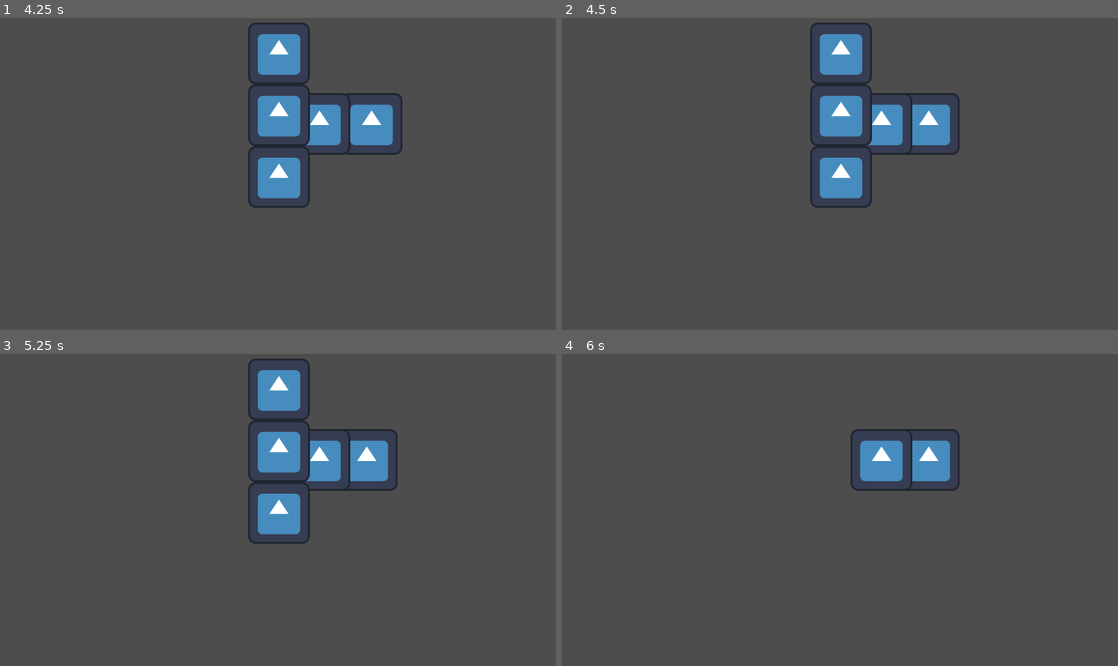
Above: before the commit, frames 1-4 (two rows, left to right).
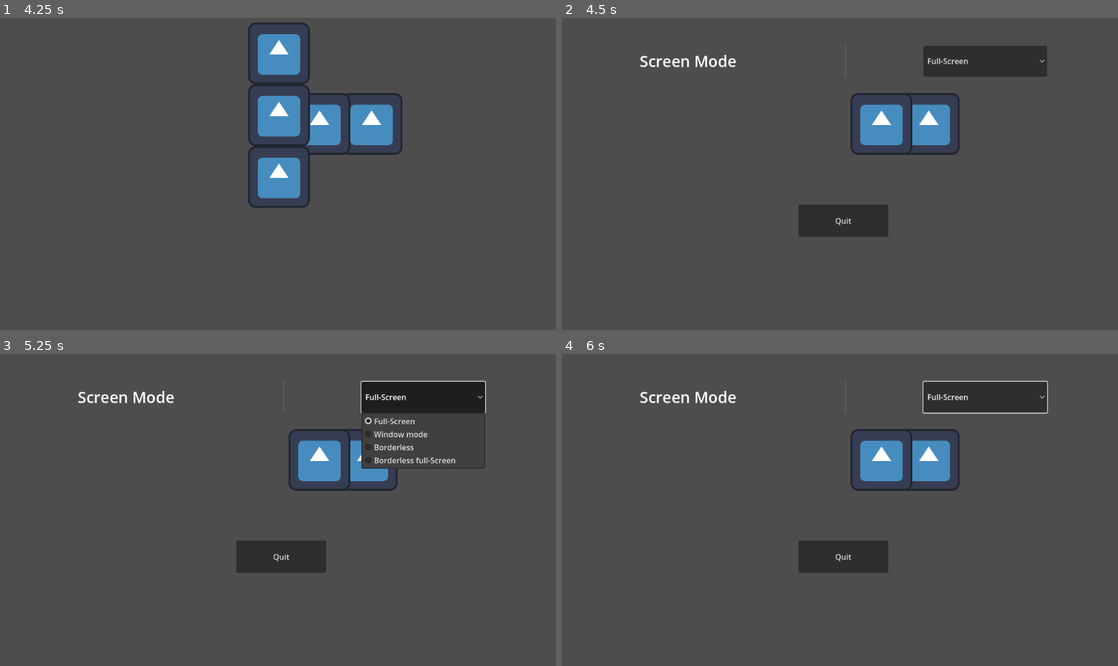
Above: after the commit, the same moments.

Repository: SavaReyr/LiniRPG
Game: Godot game, scene res://scenes/test_scene.tscn
Two runs of this game, one before a commit and one after it. Both use one fixed random seed, a clock stepped at 60 frames per second and the inputs below. The engine's default icon, where the game draws it, is replaced by a stand-in: a white triangle on a blue panel in a dark square.
Inputs (mouse positions are in pixels of both pictures, inside the frame that each line leads up to):
- Up to frame 1 (4.25 s): tap Enter at 0.5 s; move the mouse to (400, 158) at 0.52 s; hold D (right) 0.53-1.28 s; click (400, 158) at 0.6 s; move the mouse to (166, 189) at 1.27 s; hold A (left) 1.28-2.03 s; tap F (interact) at 1.35, 2.85 s; move the mouse to (333, 105) at 2.02 s; hold D (right) 2.03-3.53 s; click (333, 105) at 2.1 s; move the mouse to (250, 236) at 2.77 s; move the mouse to (444, 220) at 3.52 s; hold A (left) from 3.53 s (still down); click (444, 220) at 3.6 s; tap Escape at 4.15 s
- Up to frame 2 (4.5 s): release A (left) at 4.25 s; click (840, 114) at 4.25 s
- Up to frame 3 (5.25 s): click (422, 397) at 5 s, where only the run after the commit has a clickable "Full-Screen"
- Up to frame 4 (6 s): click (840, 388) at 5.77 s

Frame 1 is identical in both runs. In frame 2, 7.9% of the frame differs, in the area x 14-88%, y 1-71%; in frame 3, 9.1%; in frame 4, 4.3%.

Commit message:
27.01 v2
Co-Authored-By: SavaReyr <102984757+SavaReyr@users.noreply.github.com>

Diff:
--- a/scenes/components/script/Cumponent.gd
+++ b/scenes/components/script/Cumponent.gd
@@ -4,7 +4,7 @@
 @onready var child=Menu.instantiate()
 
 func _input(event):
-	if !get_parent().has_node("Esc_Menu"):
+	if !get_parent().has_node("Esc_Menu") and !get_parent().has_node("Window_button"):
 		if event is InputEventKey and event.pressed and event.keycode == KEY_ESCAPE:
 			Menu = preload("res://scenes/ui/esc_menu.tscn")
 			child=Menu.instantiate()
--- /dev/null
+++ b/scenes/ui/Settings.tscn
@@ -0,0 +1,23 @@
+[gd_scene format=3 uid="uid://dp8d1hsm6cm8w"]
+
+[node name="Setting_Tab" type="Node2D"]
+
+[node name="HBoxContainer" type="HBoxContainer" parent="."]
+offset_left = 22.0
+offset_top = 35.0
+offset_right = 866.0
+offset_bottom = 99.0
+theme_override_constants/separation = 160
+
+[node name="Label" type="Label" parent="HBoxContainer"]
+custom_minimum_size = Vector2(264, 0)
+layout_mode = 2
+theme_override_font_sizes/font_size = 32
+text = "Screen Mode"
+
+[node name="VSeparator" type="VSeparator" parent="HBoxContainer"]
+layout_mode = 2
+
+[node name="OptionButton" type="OptionButton" parent="HBoxContainer"]
+custom_minimum_size = Vector2(256, 64)
+layout_mode = 2
--- /dev/null
+++ b/scenes/ui/Window_button.tscn
@@ -0,0 +1,25 @@
+[gd_scene load_steps=3 format=3 uid="uid://d1qo7ajql10xn"]
+
+[ext_resource type="PackedScene" path="res://scenes/ui/Settings.tscn" id="1_p2it8"]
+[ext_resource type="Script" path="res://scenes/ui/sripts/Window_button.gd" id="2_ikvqy"]
+
+[node name="Window_button" instance=ExtResource("1_p2it8")]
+script = ExtResource("2_ikvqy")
+
+[node name="HBoxContainer" parent="." index="0"]
+offset_left = 161.0
+offset_top = 59.0
+offset_right = 1005.0
+offset_bottom = 123.0
+size_flags_horizontal = 4
+size_flags_vertical = 4
+
+[node name="Button" type="Button" parent="." index="1"]
+offset_left = 490.0
+offset_top = 388.0
+offset_right = 676.0
+offset_bottom = 455.0
+text = "Quit
+"
+
+[connection signal="pressed" from="Button" to="." method="_on_button_pressed"]
--- /dev/null
+++ b/scenes/ui/sripts/Window_button.gd
@@ -0,0 +1,42 @@
+extends Node2D
+
+@onready var Menu = preload("res://scenes/ui/Window_button.tscn")
+@onready var child=Menu.instantiate()
+@onready var option_button = $HBoxContainer/OptionButton as OptionButton
+signal Back_to_pause_menu
+
+const WINDOW_MODE_ARRAY : Array[String] = [
+	"Full-Screen",
+	"Window mode",
+	"Borderless",
+	"Borderless full-Screen"
+]
+
+
+func _ready():
+	add_window_mode_items()
+	option_button.item_selected.connect(on_window_mode_selected)
+
+func add_window_mode_items() -> void:
+	for window_mode in WINDOW_MODE_ARRAY:
+		option_button.add_item(window_mode)
+
+func on_window_mode_selected(index : int) -> void:
+	match index:
+		0: #Full-Screen
+			DisplayServer.window_set_mode(DisplayServer.WINDOW_MODE_FULLSCREEN)
+			DisplayServer.window_set_flag(DisplayServer.WINDOW_FLAG_BORDERLESS, false)
+		1: #Window mode
+			DisplayServer.window_set_mode(DisplayServer.WINDOW_MODE_WINDOWED)
+			DisplayServer.window_set_flag(DisplayServer.WINDOW_FLAG_BORDERLESS, false)
+		2: #Borderless
+			DisplayServer.window_set_mode(DisplayServer.WINDOW_MODE_WINDOWED)
+			DisplayServer.window_set_flag(DisplayServer.WINDOW_FLAG_BORDERLESS, true)
+		3: #Borderless full-Screen
+			DisplayServer.window_set_mode(DisplayServer.WINDOW_MODE_FULLSCREEN)
+			DisplayServer.window_set_flag(DisplayServer.WINDOW_FLAG_BORDERLESS, true)
+
+
+
+func _on_button_pressed():
+	queue_free()
--- a/scenes/ui/sripts/esc_menu.gd
+++ b/scenes/ui/sripts/esc_menu.gd
@@ -1,17 +1,23 @@
 extends CanvasLayer
 
 class_name Escape_menu
-
+@onready var Menu = preload("res://scenes/ui/Window_button.tscn")
+@onready var child=Menu.instantiate()
 
 
 func _on_exit_pressed():
 	get_tree().quit()
 
 
+func _on_settings_pressed():
+
+		if !get_parent().has_node("Window_button"):
+			Menu = preload("res://scenes/ui/Window_button.tscn")
+			child=Menu.instantiate()
+			get_parent().add_child(child)
+			queue_free()
 
 
-func _on_settings_pressed():
-	pass # Replace with function body.
 
 
 func _on_resume_pressed():
Not shown: 1 places in scenes/components/cumponent.tscn that only renumber resources
Not shown: 1 places in scenes/ui/esc_menu.tscn that only renumber resources
